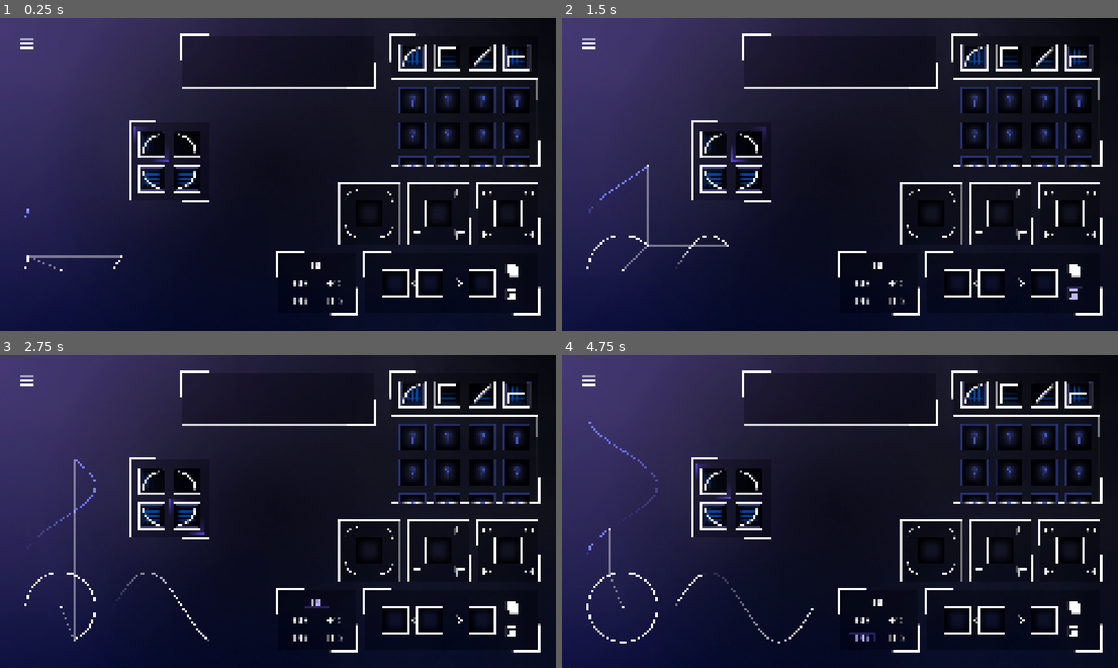
Above: before the commit, frames 1-4 (two rows, left to right).
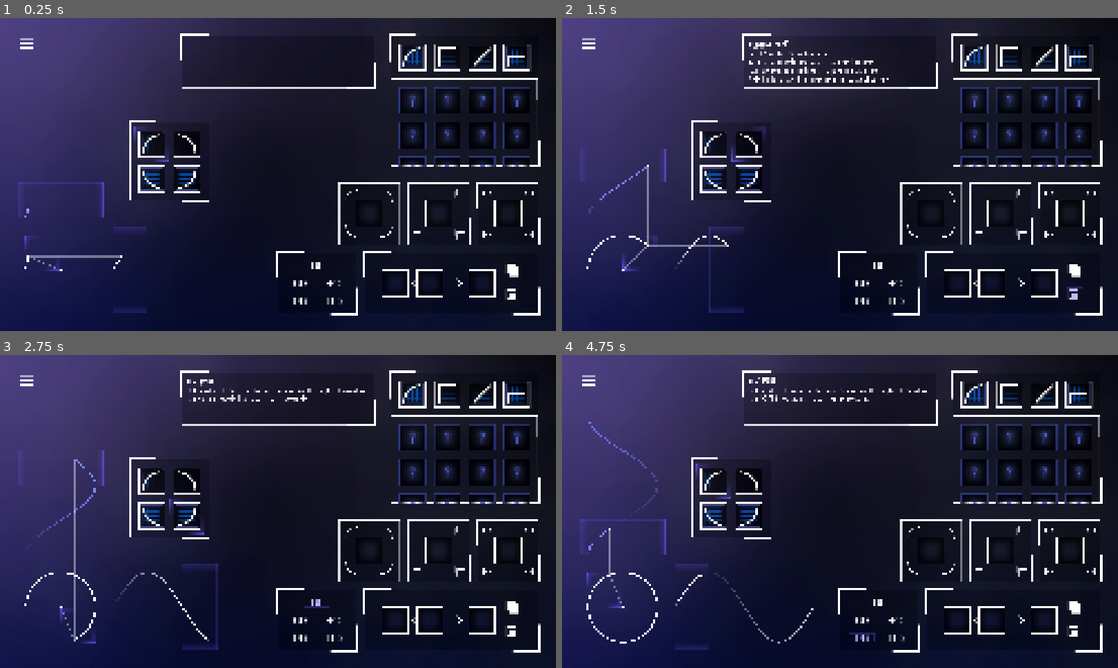
Above: after the commit, the same moments.

Repository: Jfred94/waveform-generator
Game: Godot game, scene res://Scenes/Game/game.tscn
Two runs of this game, one before a commit and one after it. Both use one fixed random seed, a clock stepped at 60 frames per second and the inputs below.
Inputs (mouse positions are in pixels of both pictures, inside the frame that each line leads up to):
- Up to frame 1 (0.25 s): no input
- Up to frame 2 (1.5 s): click (1073, 271) at 0.5 s; click (1073, 296) at 1.25 s
- Up to frame 3 (2.75 s): click (316, 602) at 2 s
- Up to frame 4 (4.75 s): click (862, 621) at 2.75 s; click (895, 621) at 3.5 s; click (862, 636) at 4.25 s

The runs differ from the first frame. In frame 1, 0.6% of the frame differs, in the area x 3-27%, y 52-95%; in frame 2, 1.3%, in the area x 3-59%, y 7-95%; in frame 3, 0.9%; in frame 4, 1.0%.

Commit message:
info panel & more visuals

Diff:
--- a/WaveformGenerator/Scenes/Game/GamePanel/flip_panel.gd
+++ b/WaveformGenerator/Scenes/Game/GamePanel/flip_panel.gd
@@ -17,7 +17,7 @@
 	check_transformation()
 
 func check_hovering() -> void:
-	is_hovering = get_local_mouse_position().x >= -62 && get_local_mouse_position().x <= 62 && get_local_mouse_position().y >= -62 && get_local_mouse_position().y <= 62
+	is_hovering = get_local_mouse_position().x >= -146 && get_local_mouse_position().x <= 146 && get_local_mouse_position().y >= -146 && get_local_mouse_position().y <= 146
 
 
 func check_transformation() -> void:
--- a/WaveformGenerator/Scenes/Game/GamePanel/hint_panel.gd
+++ b/WaveformGenerator/Scenes/Game/GamePanel/hint_panel.gd
@@ -13,4 +13,4 @@
 	check_hovering()
 
 func check_hovering() -> void:
-	is_hovering = get_local_mouse_position().x >= -62 && get_local_mouse_position().x <= 62 && get_local_mouse_position().y >= -62 && get_local_mouse_position().y <= 62
+	is_hovering = get_local_mouse_position().x >= -186 && get_local_mouse_position().x <= 186 && get_local_mouse_position().y >= -146 && get_local_mouse_position().y <= 146
--- a/WaveformGenerator/Scenes/Game/GamePanel/info_panel.gd
+++ b/WaveformGenerator/Scenes/Game/GamePanel/info_panel.gd
@@ -1,10 +1,31 @@
 extends GamePanel
 class_name InfoPanel
 
+@export var label: RichTextLabel
+
+var info_string: String = "[wave amp=20 freq=1.0][b]INFO PANEL[/b]\nDetailed information about every part of the interface goes here\nHover over a panel to display its info[/wave]"
+var visualizer_string: String = "[wave amp=20 freq=1.0][b]VISUALIZER[/b]\nThe created shape generates a waveform\nTry to match the example waveform in the background by adjusting the shape[/wave]"
+var hint_string: String = "[wave amp=20 freq=1.0][b]HINT PANEL[/b]\nHint 1: disables all panels and tiles that are not required to complete the waveform\nHint 2/3/4/5: reveals the solution for each corner tile[/wave]"
+var inventory_string: String = "[wave amp=20 freq=1.0][b]INVENTORY PANEL[/b]\nAll shapes are catalogued here, click and hold to drag a tile out\nWhenever you discover a new shape, it will unlock in the inventory[/wave]"
+var rotate_string: String = "[wave amp=20 freq=1.0][b]ROTATE PANEL[/b]\nInsert a tile here to rotate it 90 degrees clockwise[/wave]"
+var shrink_string: String = "[wave amp=20 freq=1.0][b]SHRINK PANEL[/b]\nInsert a tile here to scale it down by half\nA tile that has already been scaled down cannot be scaled down again[/wave]"
+var flip_string: String = "[wave amp=20 freq=1.0][b]FLIP PANEL[/b]\nInsert a tile here to flip it horizontally[/wave]"
+var combine_string: String = "[wave amp=20 freq=1.0][b]COMBINE PANEL[/b]\nInsert 2 tiles here to combine them\nAdditive combine takes the longest point from the center\nExclusive combine takes the shortest point from the center\nA tile that has already been combined cannot be combined again[/wave]"
+var shape_string: String = "[wave amp=20 freq=1.0][b]SHAPE PANEL[/b]\nInsert 4 tiles here to construct the visualizer shape\nIf a tile cannot be placed in this rotation, it will be highlighted in red[/wave]"
+
+
+@export var visualizer: Visualizer
+@export var hint_panel: HintPanel
+@export var inventory_panel: InventoryPanel
+@export var rotate_panel: RotatePanel
+@export var shrink_panel: ShrinkPanel
+@export var flip_panel: FlipPanel
+@export var combine_panel: CombinePanel
+@export var shape_panel: ShapePanel
 
 # Called when the node enters the scene tree for the first time.
 func _ready() -> void:
-	pass # Replace with function body.
+	label.text = ""
 
 
 var is_hovering: bool = false
@@ -12,5 +33,28 @@
 func _process(delta: float) -> void:
 	check_hovering()
 
+	if (is_hovering):
+		label.text = info_string
+	elif (visualizer.is_hovering):
+		label.text = visualizer_string
+	elif (hint_panel.is_hovering):
+		label.text = hint_string
+	elif (inventory_panel.is_hovering):
+		label.text = inventory_string
+	elif (rotate_panel.is_hovering):
+		label.text = rotate_string
+	elif (shrink_panel.is_hovering):
+		label.text = shrink_string
+	elif (flip_panel.is_hovering):
+		label.text = flip_string
+	elif (combine_panel.is_hovering):
+		label.text = combine_string
+	elif (shape_panel.is_hovering):
+		label.text = shape_string
+	else:
+		label.text = ""
+
+
+
 func check_hovering() -> void:
-	is_hovering = get_local_mouse_position().x >= -62 && get_local_mouse_position().x <= 62 && get_local_mouse_position().y >= -62 && get_local_mouse_position().y <= 62
+	is_hovering = get_local_mouse_position().x >= -446 && get_local_mouse_position().x <= 446 && get_local_mouse_position().y >= -126 && get_local_mouse_position().y <= 126
--- a/WaveformGenerator/Scenes/Game/GamePanel/info_panel.tscn
+++ b/WaveformGenerator/Scenes/Game/GamePanel/info_panel.tscn
@@ -1,11 +1,25 @@
-[gd_scene load_steps=3 format=3 uid="uid://cek3b7a33ygge"]
+[gd_scene load_steps=5 format=3 uid="uid://cek3b7a33ygge"]
 
 [ext_resource type="Script" uid="uid://dy2rhdk4qxj60" path="res://Scenes/Game/GamePanel/info_panel.gd" id="1_j7wq7"]
 [ext_resource type="Texture2D" uid="uid://dhhm73c021ato" path="res://Sprites/info panel.png" id="2_gtqtb"]
+[ext_resource type="FontFile" uid="uid://dqqmv5ve5h81v" path="res://Fonts/AGENCYR.TTF" id="3_56k66"]
+[ext_resource type="FontFile" uid="uid://dqcv61ia3babx" path="res://Fonts/AGENCYB.TTF" id="4_bo4ix"]
 
-[node name="InfoPanel" type="Node2D"]
+[node name="InfoPanel" type="Node2D" node_paths=PackedStringArray("label")]
 script = ExtResource("1_j7wq7")
+label = NodePath("RichTextLabel")
 metadata/_custom_type_script = "uid://vqkbotyl66y0"
 
 [node name="background" type="Sprite2D" parent="."]
 texture = ExtResource("2_gtqtb")
+
+[node name="RichTextLabel" type="RichTextLabel" parent="."]
+offset_left = -420.0
+offset_top = -100.0
+offset_right = 420.0
+offset_bottom = 100.0
+theme_override_fonts/normal_font = ExtResource("3_56k66")
+theme_override_fonts/bold_font = ExtResource("4_bo4ix")
+theme_override_font_sizes/normal_font_size = 32
+theme_override_font_sizes/bold_font_size = 36
+bbcode_enabled = true
--- a/WaveformGenerator/Scenes/Game/GamePanel/inventory_panel.gd
+++ b/WaveformGenerator/Scenes/Game/GamePanel/inventory_panel.gd
@@ -23,7 +23,7 @@
 	check_hovering()
 
 func check_hovering() -> void:
-	is_hovering = get_local_mouse_position().x >= -62 && get_local_mouse_position().x <= 62 && get_local_mouse_position().y >= -62 && get_local_mouse_position().y <= 62
+	is_hovering = get_local_mouse_position().x >= -346 && get_local_mouse_position().x <= 346 && get_local_mouse_position().y >= -306 && get_local_mouse_position().y <= 306
 
 func unlock_tile_source(shape_type: Game.Shape) -> void:
 	if (inventory.tile_source_array[shape_type - 4].is_locked):
--- a/WaveformGenerator/Scenes/Game/GamePanel/inventory_panel.tscn
+++ b/WaveformGenerator/Scenes/Game/GamePanel/inventory_panel.tscn
@@ -28,21 +28,25 @@
 [node name="TileSource" parent="Tile Sources" node_paths=PackedStringArray("inventory_panel") instance=ExtResource("3_clja0")]
 position = Vector2(-240, -200)
 inventory_panel = NodePath("../..")
+is_base_tile = true
 
 [node name="TileSource2" parent="Tile Sources" node_paths=PackedStringArray("inventory_panel") instance=ExtResource("3_clja0")]
 position = Vector2(-80, -200)
 shape_type = 1
 inventory_panel = NodePath("../..")
+is_base_tile = true
 
 [node name="TileSource3" parent="Tile Sources" node_paths=PackedStringArray("inventory_panel") instance=ExtResource("3_clja0")]
 position = Vector2(80, -200)
 shape_type = 2
 inventory_panel = NodePath("../..")
+is_base_tile = true
 
 [node name="TileSource4" parent="Tile Sources" node_paths=PackedStringArray("inventory_panel") instance=ExtResource("3_clja0")]
 position = Vector2(240, -200)
 shape_type = 3
 inventory_panel = NodePath("../..")
+is_base_tile = true
 
 [node name="Inventory" parent="." node_paths=PackedStringArray("inventory_panel") instance=ExtResource("4_ji5rt")]
 position = Vector2(0, 100)
--- a/WaveformGenerator/Scenes/Game/GamePanel/rotate_panel.gd
+++ b/WaveformGenerator/Scenes/Game/GamePanel/rotate_panel.gd
@@ -17,7 +17,7 @@
 	check_transformation()
 
 func check_hovering() -> void:
-	is_hovering = get_local_mouse_position().x >= -62 && get_local_mouse_position().x <= 62 && get_local_mouse_position().y >= -62 && get_local_mouse_position().y <= 62
+	is_hovering = get_local_mouse_position().x >= -146 && get_local_mouse_position().x <= 146 && get_local_mouse_position().y >= -146 && get_local_mouse_position().y <= 146
 
 func check_transformation() -> void:
 	if (slot.is_occupied && !slot.has_transformed):
--- a/WaveformGenerator/Scenes/Game/GamePanel/shape_panel.gd
+++ b/WaveformGenerator/Scenes/Game/GamePanel/shape_panel.gd
@@ -73,7 +73,7 @@
 	update_spinny_spinny()
 
 func check_hovering() -> void:
-	is_hovering = get_local_mouse_position().x >= -62 && get_local_mouse_position().x <= 62 && get_local_mouse_position().y >= -62 && get_local_mouse_position().y <= 62
+	is_hovering = get_local_mouse_position().x >= -186 && get_local_mouse_position().x <= 186 && get_local_mouse_position().y >= -186 && get_local_mouse_position().y <= 186
 
 func update_spinny_spinny():
 	if (visualizer.angle >= 0.0 && visualizer.angle < PI * 0.5):
--- a/WaveformGenerator/Scenes/Game/GamePanel/shrink_panel.gd
+++ b/WaveformGenerator/Scenes/Game/GamePanel/shrink_panel.gd
@@ -17,7 +17,7 @@
 	check_transformation()
 
 func check_hovering() -> void:
-	is_hovering = get_local_mouse_position().x >= -62 && get_local_mouse_position().x <= 62 && get_local_mouse_position().y >= -62 && get_local_mouse_position().y <= 62
+	is_hovering = get_local_mouse_position().x >= -146 && get_local_mouse_position().x <= 146 && get_local_mouse_position().y >= -146 && get_local_mouse_position().y <= 146
 
 func check_transformation() -> void:
 	if (slot.is_occupied && !slot.has_transformed):
--- a/WaveformGenerator/Scenes/Game/TileSource/tile_source.gd
+++ b/WaveformGenerator/Scenes/Game/TileSource/tile_source.gd
@@ -12,6 +12,8 @@
 
 var is_locked: bool = false
 @export var background: Sprite2D
+
+@export var is_base_tile: bool = false
 
 # Called when the node enters the scene tree for the first time.
 func _ready() -> void:
@@ -35,7 +37,8 @@
 	check_hovering()
 
 	if (is_hovering && Input.is_action_just_pressed("lmb") && !is_locked):
-		spawn_tile()
+		if ((is_base_tile && get_global_mouse_position().y < inventory_panel.position.y-100) || (!is_base_tile && get_global_mouse_position().y > inventory_panel.position.y-100)):
+			spawn_tile()
 
 func check_hovering() -> void:
 	is_hovering = get_local_mouse_position().x >= -62 && get_local_mouse_position().x <= 62 && get_local_mouse_position().y >= -62 && get_local_mouse_position().y <= 62
--- a/WaveformGenerator/Scenes/Game/Visualizer/visualizer.gd
+++ b/WaveformGenerator/Scenes/Game/Visualizer/visualizer.gd
@@ -35,13 +35,19 @@
 @export var link_line2D_1: Line2D
 @export var link_line2D_2: Line2D
 
+@export var purple_gradient_thingy_h: Sprite2D
+@export var purple_gradient_thingy_v: Sprite2D
+@export var spinny_spinny: Sprite2D
+
 # Called when the node enters the scene tree for the first time.
 func _ready() -> void:
 	pass # Replace with function body.
 
+var is_hovering: bool = false
 
 # Called every frame. 'delta' is the elapsed time since the previous frame.
 func _process(delta: float) -> void:
+	check_hovering()
 	angle += delta * PI * 0.5
 	if (angle >= 2.0 * PI):
 		angle -= 2.0 * PI
@@ -63,18 +69,38 @@
 	var shape_index: int
 	if (angle >= 0.0 && angle < PI * 0.5):
 		shape_index = top_left_shape
+		purple_gradient_thingy_v.position = Vector2(320, 0)
+		purple_gradient_thingy_h.position = Vector2(0, -320)
+		spinny_spinny.position = Vector2(-82, -82)
+		spinny_spinny.rotation = 0.0
 	elif (angle >= PI * 0.5 && angle < PI):
 		shape_index = top_right_shape
+		purple_gradient_thingy_v.position = Vector2(480, 0)
+		purple_gradient_thingy_h.position = Vector2(0, -480)
+		spinny_spinny.position = Vector2(82, -82)
+		spinny_spinny.rotation = PI * 0.5
 	elif (angle >= PI && angle < PI * 1.5):
 		shape_index = bottom_right_shape
+		purple_gradient_thingy_v.position = Vector2(640, 0)
+		purple_gradient_thingy_h.position = Vector2(0, -640)
+		spinny_spinny.position = Vector2(82, 82)
+		spinny_spinny.rotation = PI
 	else:
 		shape_index = bottom_left_shape
+		purple_gradient_thingy_v.position = Vector2(800, 0)
+		purple_gradient_thingy_h.position = Vector2(0, -800)
+		spinny_spinny.position = Vector2(-82, 82)
+		spinny_spinny.rotation = PI * 1.5
 	shape_circle.position = find_outside_position(angle, shape_index)
 
 	waveform_1_circle.position = Vector2(240 + angle * (320 / PI), shape_circle.position.y)
 	waveform_2_circle.position = Vector2(shape_circle.position.x, -240 - angle * (320 / PI))
 
 	update_lines()
+
+
+func check_hovering() -> void:
+	is_hovering = (get_local_mouse_position().x >= -200 && get_local_mouse_position().x <= 200 && get_local_mouse_position().y >= -880 && get_local_mouse_position().y <= 200) || (get_local_mouse_position().x >= -200 && get_local_mouse_position().x <= 880 && get_local_mouse_position().y >= -200 && get_local_mouse_position().y <= 200)
 
 func update_shapes(_tile1: Tile, _tile2: Tile, _tile3: Tile, _tile4: Tile) -> void:
 
@@ -195,8 +221,8 @@
 
 		waveform_1_line2D_2.gradient.set_offset(0, 0.0 + (angle / (PI * 2.0)))
 		waveform_2_line2D_2.gradient.set_offset(0, 0.0 + (angle / (PI * 2.0)))
-		waveform_1_line2D_2.gradient.set_offset(1, 1.0)
-		waveform_2_line2D_2.gradient.set_offset(1, 1.0)
+		waveform_1_line2D_2.gradient.set_offset(1, 1.0 + (angle / (PI * 2.0)))
+		waveform_2_line2D_2.gradient.set_offset(1, 1.0 + (angle / (PI * 2.0)))
 	else:
 		waveform_1_line2D_2.gradient.set_offset(0, 0.0)
 		waveform_2_line2D_2.gradient.set_offset(0, 0.0)
@@ -205,8 +231,8 @@
 
 		waveform_1_line2D_1.gradient.set_offset(0, 0.0 + (angle / (PI * 2.0)))
 		waveform_2_line2D_1.gradient.set_offset(0, 0.0 + (angle / (PI * 2.0)))
-		waveform_1_line2D_1.gradient.set_offset(1, 1.0)
-		waveform_2_line2D_1.gradient.set_offset(1, 1.0)
+		waveform_1_line2D_1.gradient.set_offset(1, 1.0 + (angle / (PI * 2.0)))
+		waveform_2_line2D_1.gradient.set_offset(1, 1.0 + (angle / (PI * 2.0)))
 
 
 
--- a/WaveformGenerator/Scenes/Game/Visualizer/visualizer.tscn
+++ b/WaveformGenerator/Scenes/Game/Visualizer/visualizer.tscn
@@ -1,7 +1,9 @@
-[gd_scene load_steps=7 format=3 uid="uid://bp12trwllcpo7"]
+[gd_scene load_steps=9 format=3 uid="uid://bp12trwllcpo7"]
 
 [ext_resource type="Script" uid="uid://br160jgaorrb3" path="res://Scenes/Game/Visualizer/visualizer.gd" id="1_addbr"]
 [ext_resource type="Texture2D" uid="uid://dm2g724s5j4g8" path="res://Sprites/tv_circle.png" id="2_ub7tk"]
+[ext_resource type="Texture2D" uid="uid://dkdi8jylhbq50" path="res://Sprites/purple gradient thingy.png" id="3_7scpc"]
+[ext_resource type="Texture2D" uid="uid://booaqpqobvab4" path="res://Sprites/spinny spinny.png" id="4_4ef88"]
 
 [sub_resource type="Gradient" id="Gradient_ub7tk"]
 colors = PackedColorArray(1, 1, 1, 0, 1, 1, 1, 1)
@@ -15,7 +17,7 @@
 [sub_resource type="Gradient" id="Gradient_xln8d"]
 colors = PackedColorArray(0.43137255, 0.46666667, 1, 0, 0.43137255, 0.46666667, 1, 1)
 
-[node name="Visualizer" type="Node2D" node_paths=PackedStrin …(197 unchanged characters)… e2D_2", "link_line2D_1", "link_line2D_2")]
+[node name="Visualizer" type="Node2D" node_paths=PackedStrin …(197 unchanged characters)… e2D_2", "link_line2D_1", "link_line2D_2", "purple_gradient_thingy_h", "purple_gradient_thingy_v", "spinny_spinny")]
 script = ExtResource("1_addbr")
 static_circle = NodePath("Static Circle")
 shape_circle = NodePath("Shape Circle")
@@ -29,6 +31,9 @@
 waveform_2_line2D_2 = NodePath("Waveform 2 Line2D 2")
 link_line2D_1 = NodePath("Link Line2D 1")
 link_line2D_2 = NodePath("Link Line2D 2")
+purple_gradient_thingy_h = NodePath("Purple gradient thingy H")
+purple_gradient_thingy_v = NodePath("Purple gradient thingy V")
+spinny_spinny = NodePath("Spinny Spinny")
 
 [node name="Static Circle" type="Sprite2D" parent="."]
 texture = ExtResource("2_ub7tk")
@@ -86,3 +91,17 @@
 points = PackedVector2Array(-160, 0, -160, -240)
 width = 4.0
 default_color = Color(1, 1, 1, 0.39215687)
+
+[node name="Purple gradient thingy H" type="Sprite2D" parent="."]
+position = Vector2(0, -320)
+rotation = 1.5707964
+texture = ExtResource("3_7scpc")
+
+[node name="Purple gradient thingy V" type="Sprite2D" parent="."]
+position = Vector2(320, 0)
+texture = ExtResource("3_7scpc")
+
+[node name="Spinny Spinny" type="Sprite2D" parent="."]
+z_index = -10
+position = Vector2(-82, -82)
+texture = ExtResource("4_4ef88")
--- a/WaveformGenerator/Scenes/Game/game.tscn
+++ b/WaveformGenerator/Scenes/Game/game.tscn
@@ -65,7 +65,7 @@
 background_mode = 3
 background_canvas_max_layer = 1
 glow_enabled = true
-glow_intensity = 1.35
+glow_intensity = 2.0
 glow_bloom = 0.3
 glow_hdr_threshold = 0.73
 glow_hdr_scale = 1.6
@@ -102,8 +102,16 @@
 
 [node name="Panels" type="Node2D" parent="GameCanvasLayer/background"]
 
-[node name="InfoPanel" parent="GameCanvasLayer/background/Panels" instance=ExtResource("4_i1e5p")]
+[node name="InfoPanel" parent="GameCanvasLayer/background/Panels" node_paths=PackedStringArray("visualizer", "hint_panel", "inventory_panel", "rotate_panel", "shrink_panel", "flip_panel", "combine_panel", "shape_panel") instance=ExtResource("4_i1e5p")]
 position = Vector2(1280, 200)
+visualizer = NodePath("../../Visualizer")
+hint_panel = NodePath("../HintPanel")
+inventory_panel = NodePath("../InventoryPanel")
+rotate_panel = NodePath("../RotatePanel")
+shrink_panel = NodePath("../ShrinkPanel")
+flip_panel = NodePath("../FlipPanel")
+combine_panel = NodePath("../CombinePanel")
+shape_panel = NodePath("../ShapePanel")
 
 [node name="InventoryPanel" parent="GameCanvasLayer/background/Panels" node_paths=PackedStringArray("game") instance=ExtResource("5_ciybh")]
 position = Vector2(2140, 380)
@@ -134,6 +142,7 @@
 visualizer = NodePath("../../Visualizer")
 
 [node name="Visualizer" parent="GameCanvasLayer/background" instance=ExtResource("12_ypmwd")]
+z_index = 20
 position = Vector2(280, 1160)
 
 [node name="Menu Button" type="TextureButton" parent="GameCanvasLayer/background"]
--- a/WaveformGenerator/combine_panel.gd
+++ b/WaveformGenerator/combine_panel.gd
@@ -9,6 +9,7 @@
 
 var tile_scene = preload("res://Scenes/Game/Tile/tile.tscn")
 var tiles: Node2D
+
 
 # Called when the node enters the scene tree for the first time.
 func _ready() -> void:
@@ -23,7 +24,7 @@
 	check_hovering()
 
 func check_hovering() -> void:
-	is_hovering = get_local_mouse_position().x >= -62 && get_local_mouse_position().x <= 62 && get_local_mouse_position().y >= -62 && get_local_mouse_position().y <= 62
+	is_hovering = get_local_mouse_position().x >= -406 && get_local_mouse_position().x <= 406 && get_local_mouse_position().y >= -146 && get_local_mouse_position().y <= 146
 
 
 
Binary file added: WaveformGenerator/Fonts/AGENCYB.TTF
Not shown, added: WaveformGenerator/Fonts/AGENCYB.TTF.import
Binary file added: WaveformGenerator/Fonts/AGENCYR.TTF
Not shown, added: WaveformGenerator/Fonts/AGENCYR.TTF.import
Binary file added: WaveformGenerator/Sprites/purple gradient thingy.png
Not shown, added: WaveformGenerator/Sprites/purple gradient thingy.png.import
